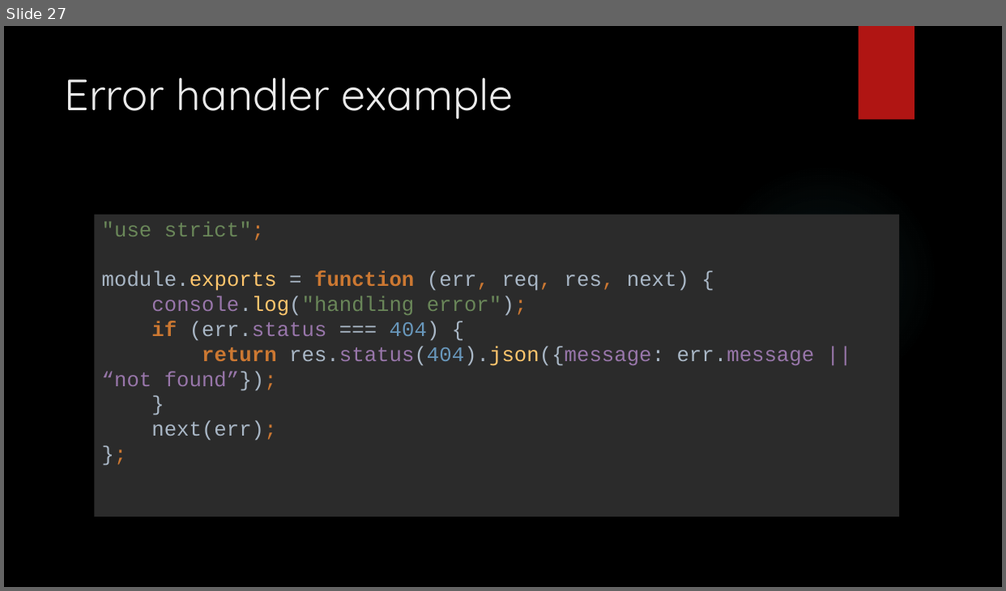
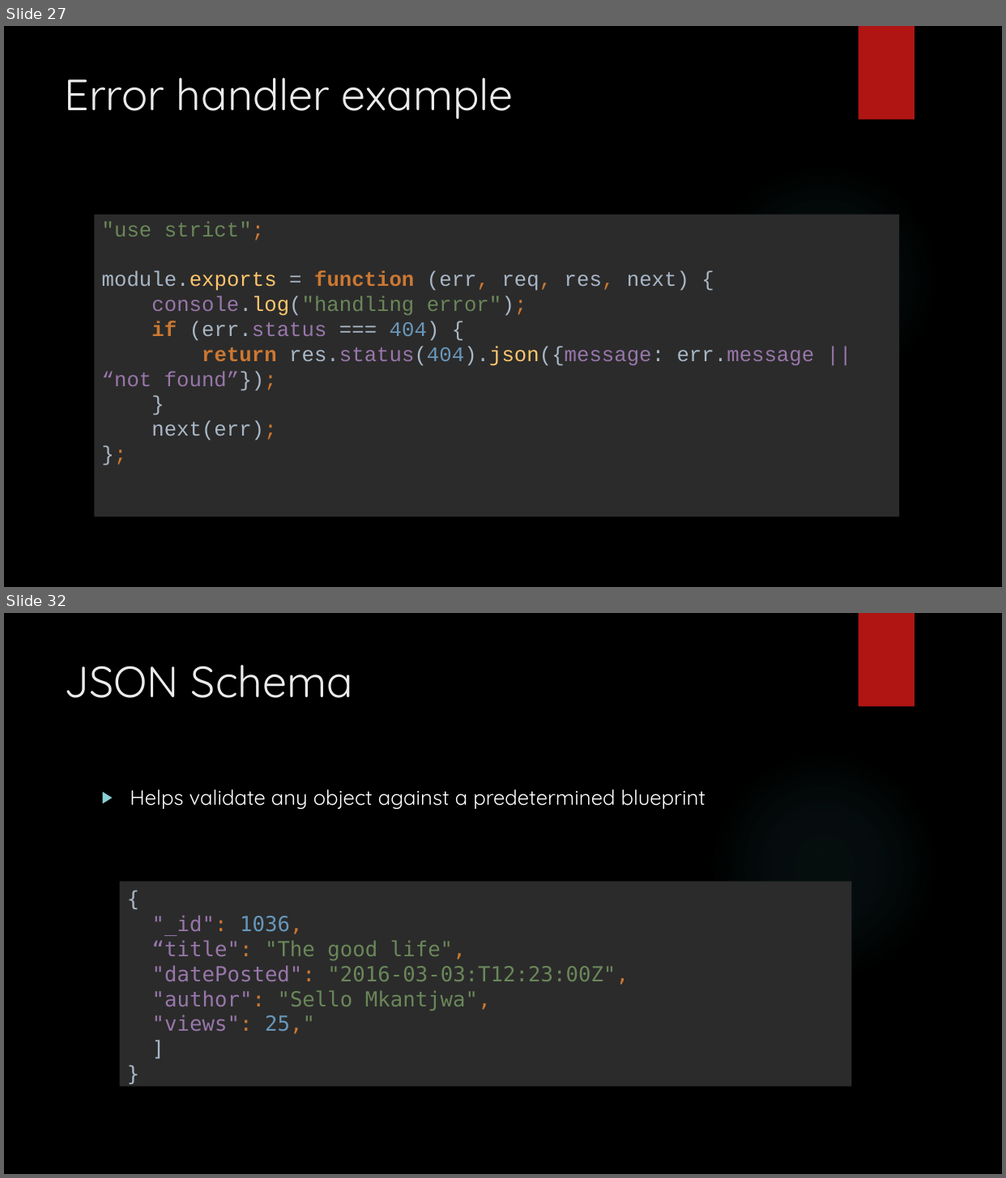
Before and after one commit to entelect/MEANForum, a slide deck: Part4 - Express/EXPRESS JS.pptx. Shown one above the other, each under a label of ours: slide 27 before the commit, slides 27 and 32 after it; the slides between them are not shown. The pictures are 1006x591 and 1006x1178 pixels, drawn with LibreOffice and Linux fonts; fonts in the diff are those of the drawing; background and template pictures are left out. Boxes give left, top, right and bottom in pixels: in the first picture for what was removed or moved away, otherwise in the second. Text is boxed around its words. In the diff, an @@ line names an element or a change of style, - is before the commit and + after.

```diff
--- a/Part4 - Express/EXPRESS JS.pptx
+++ b/Part4 - Express/EXPRESS JS.pptx
@@ slide 32 added at (4,613,1002,1174), background picture (left out); not listed: 2 template elements that a slide beside it also shows @@
@@ title added at (65,665,353,698), 42 pt, text #EBEBEB @@
+JSON Schema
@@ text added at (130,790,706,809), 20 pt, text #FFFFFF @@
+▶ Helps validate any object against a predetermined blueprint
@@ rectangle added at (119,882,851,1087), fill #2B2B2B, 20 pt, text #6A8759 @@
+{
+"_id": 1036,
+“title": "The good life",
+"datePosted": "2016-03-03:T12:23:00Z",
+"author": "Sello Mkantjwa",
+"views": 25,"
+]
+}
```
Also in this commit, not shown: 11 other slides added, 13 other files.
